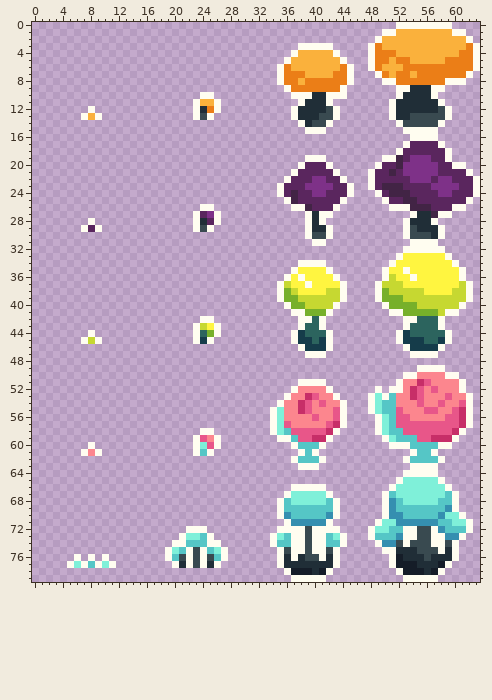
A sprite sheet gets an edit: sprites/Mushroom.png. The picture above is the old version.
The file is 64x80 pixels.
And afterwards:
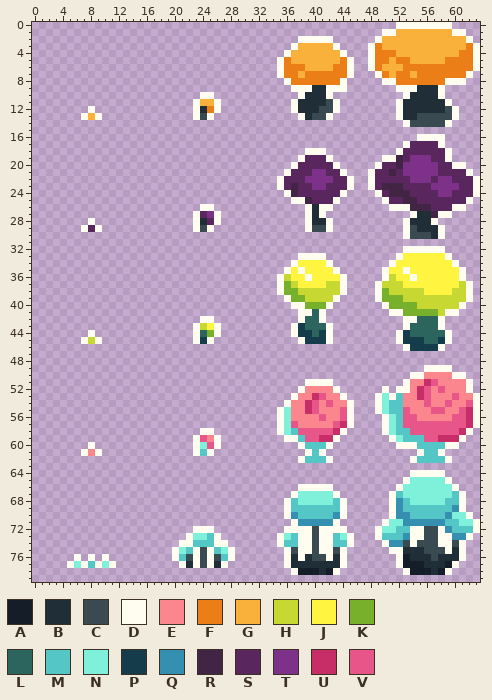
Palette (. is transparent): A #151d28  B #202e37  C #394a50  D #fffdf0  E #fc868e  F #eb7e17  G #fab13c  H #c6d831  J #fff540  K #77b02a  L #2c645e  M #55c6c6  N #7ff0d9  P #153c4a  Q #358fb0  R #422445  S #5a265e  T #7e3188  U #c72e68  V #e85689
The commit says: shroom adjust
The exact change:
Changed rows in their new state; - is an unchanged pixel.
first column x 19:
 2 -------------------DDDDD---------------------
 3 ------------------DGGGGGD--------------------
 4 -----------------DG-----GD-------------------
 5 ----------------DF-------FD------------------
 6 ------------------FF----F--------------------
 7 -------------------GFFFF---------------------
 8 ----------------.D-F-----D.------------------
 9 -----------------.DDDBBDD----------D--B------
10 ------------------.-B---..-------.D---BD-----
11 ------------------DB---CD-------.D-----BD----
12 ----------------------C---------.D-----BCD---
13 ------------------.D-C-D.-------.D-B----CD---
14 -------------------.....---------.D----CD----
15 --------------------...-----------.....------
16 -----------------------------------.---D-----
18 --------------------DDD----------------------
19 -------------------DSSSD---------------------
20 ------------------DS---SD--------------------
21 -----------------DS--TT-SD-------------------
22 ----------------DS--T--T-SD------------------
23 ------------------R-S--S---------------------
24 ----------------.D---SS--D.------------------
25 -----------------.DDR---D.-------------------
26 ------------------..DBDD.--------------------
27 -----------------------.---------------------
28 ----------------------BD---------------------
29 ---------------------CC----------------------
30 --------------------....---------------------
31 ---------------------..------------....------
33 -------------------DDDD----------------------
34 ------------------DJJJJD---------------------
35 -----------------DJD---JD--------------------
36 ----------------DH-JD---JD-------------------
37 -----------------KH-J--HH--------------------
38 ------------------KHHHH----------------------
39 ----------------.D-K----D.-------------------
40 -----------------.DDKKKD.--------------------
41 ------------------.-DLD.---------------------
42 --------------------L------------------------
43 ------------------DP--LD---------------------
44 --------------------P-P----------------------
45 ------------------.D-P-----------------------
46 -------------------.....---------------------
47 --------------------...------------....------
49 ------------------------------------.---D----
50 ----------------------------------.-D---E-D--
51 -------------------.---D---------.D-EUV---ED-
52 ------------------.D---ED-----.D.-DEUVEV--ED-
53 -----------------.D-EUV-ED---.DNDM-EUV--EV-ED
54 ----------------.D-EUVEV-ED--.DN-M--EV-EV-EVD
55 ---------------.DN-EUV--EVD--.DN-MV--E-V-EVUD
56 ---------------.DN---EV-EVD---.DNM-V----E-VUD
57 ---------------.DNV----EVUD---.DNM--------VUD
58 ---------------.DNM----VUD----.DN-M------VUD-
59 ----------------.-DM-V-UD------.DN--M-V--UD--
60 ------------------.D--MD--------.--D---M-D---
61 -------------------.DMD------------.D-MD-----
62 ------------------.D--MD----------.D---MD----
63 -------------------...-------------....------
64 ----------------------------------.----D-----
65 ---------------------------------.D----ND----
66 ------------------.----D--------.D------ND---
67 -----------------.D----ND------.DM------NMD--
68 ----------------.DM----NMD-----.DQM----N-MD--
69 ----------------.D------MD-----.DQ------MQD--
70 ----------------.DQ----MQD-----.D-Q----MQ-ND-
71 -----------------.D----QD-----.D-N-----Q-M-ND
72 ---.--D---------.---DC---D---.D-N-M-D-CDQ--MD
73 --.D-NMD-------.DNM-DC-DMND--.D--MQ-D-C-D-QD-
74 -.-D--M-D------.D-M-DC-D-MD---.D-QCD--C-DCD--
75 .DNMDCDMND------.DC-DC-DCD-----.-D--B--CDBD--
76 .DMCDCDCMD------.DBDB-CDBD------.DA--BC--BD--
77 -.DBDCDBD-------.D------BD------.D--A--BAD---
78 -----------------.D--ABAD--------.D--ABAD----
79 ------------------.....-----------.....------
Boxes around the changes in both pictures, in picture pixels (x1, y1, x2, y2):
changed: (270, 36, 480, 582)
changed: (165, 526, 235, 568)
